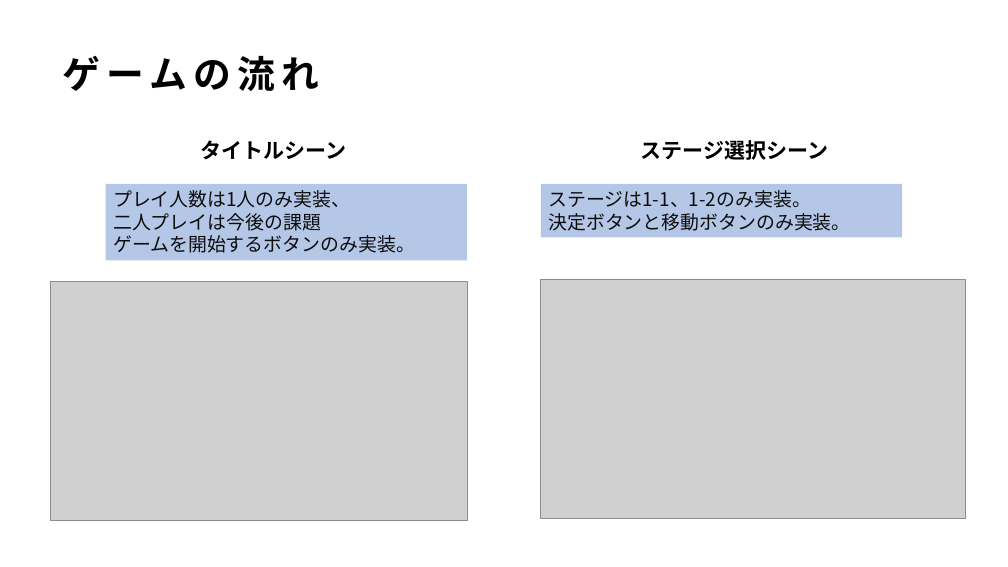
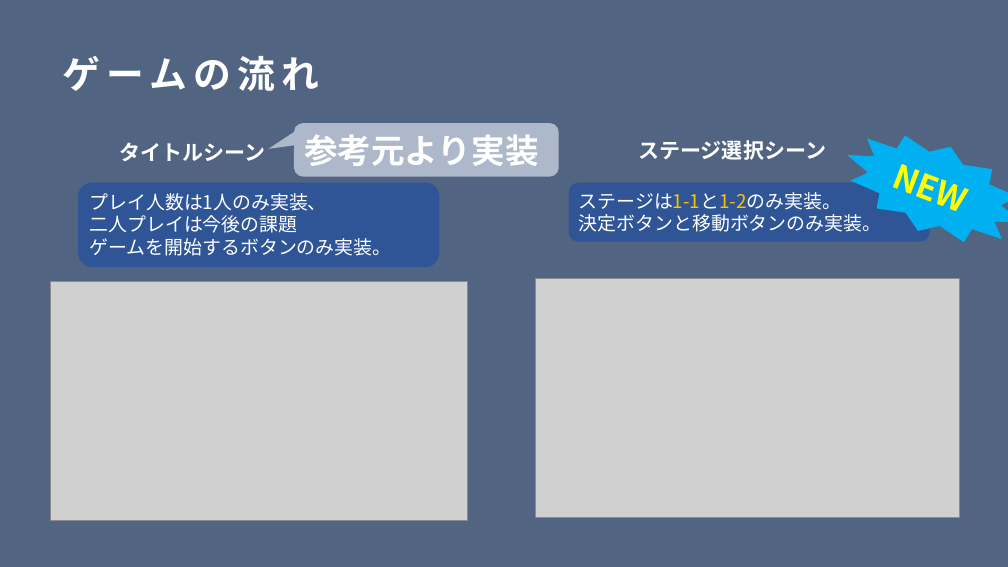
Before and after one commit to kiryo06/GameKiryo3, a slide deck: slide 2 of 課題11月1から開始/ゲーム制作2D.pptx. Drawn at 1008x567 pixels with LibreOffice and Linux fonts; fonts in the diff are those of the drawing; grey boxes stand for pictures. Boxes give left, top, right and bottom in pixels: in the first picture for what was removed or moved away, otherwise in the second. Text is boxed around its words. In the diff, an @@ line names an element or a change of style, - is before the commit and + after.

```diff
--- a/課題11月1から開始/ゲーム制作2D.pptx
+++ b/課題11月1から開始/ゲーム制作2D.pptx
@@ background #FFFFFF to #526582 @@
@@ star added at (831, 113, 1008, 265), fill #00B0F0, 32 pt, text #FFFF00, bold @@
+NEW
@@ text colour #000000 to #FFFFFF in 3 elements at (63, 56, 320, 91), (638, 140, 826, 160), (120, 142, 266, 161) @@
@@ text "タイトルシーン": place and size @@
-text "タイトルシーン" at (200, 140, 346, 160)
+text "タイトルシーン" at (120, 142, 266, 161)
@@ rounded speech box added at (294, 123, 559, 177), fill #ADB9CA, 32 pt, text #FFFFFF, bold @@
+参考元より実装
@@ rounded rectangle "プレイ人数は1人のみ実装、": place and size @@
-rounded rectangle "プレイ人数は1人のみ実装、" at (106, 184, 467, 260)
+rounded rectangle "プレイ人数は1人のみ実装、" at (78, 183, 439, 268)
@@ rounded rectangle "プレイ人数は1人のみ実装、" at (78, 183, 439, 268): text colour #0D0D0D to #FFFFFF; rectangle to rounded rectangle; fill #B4C7E7 to #2F5597 @@
@@ rounded rectangle "ステージは1-1と1-2のみ実装。": place and size @@
-rounded rectangle "ステージは1-1と1-2のみ実装。" at (541, 184, 903, 237)
+rounded rectangle "ステージは1-1と1-2のみ実装。" at (569, 183, 930, 242)
@@ rounded rectangle "ステージは1-1と1-2のみ実装。" at (569, 183, 930, 242): rectangle to rounded rectangle; fill #B4C7E7 to #2F5597 @@
@@ text in rounded rectangle at (579, 192, 842, 210): text changed; text colour #0D0D0D to #FFFFFF @@
-ステージは1-1、1-2のみ実装。
+ステージは1-1と1-2のみ実装。
@@ text in rounded rectangle at (579, 214, 881, 232): text colour #0D0D0D to #FFFFFF in "決定ボタンと移動ボタンのみ実装。" @@
@@ picture: place and size @@
-picture at (541, 280, 966, 519)
+picture at (535, 278, 960, 517)
```
Also in this commit, not shown: 4 other slides changed, 1 slide added.
